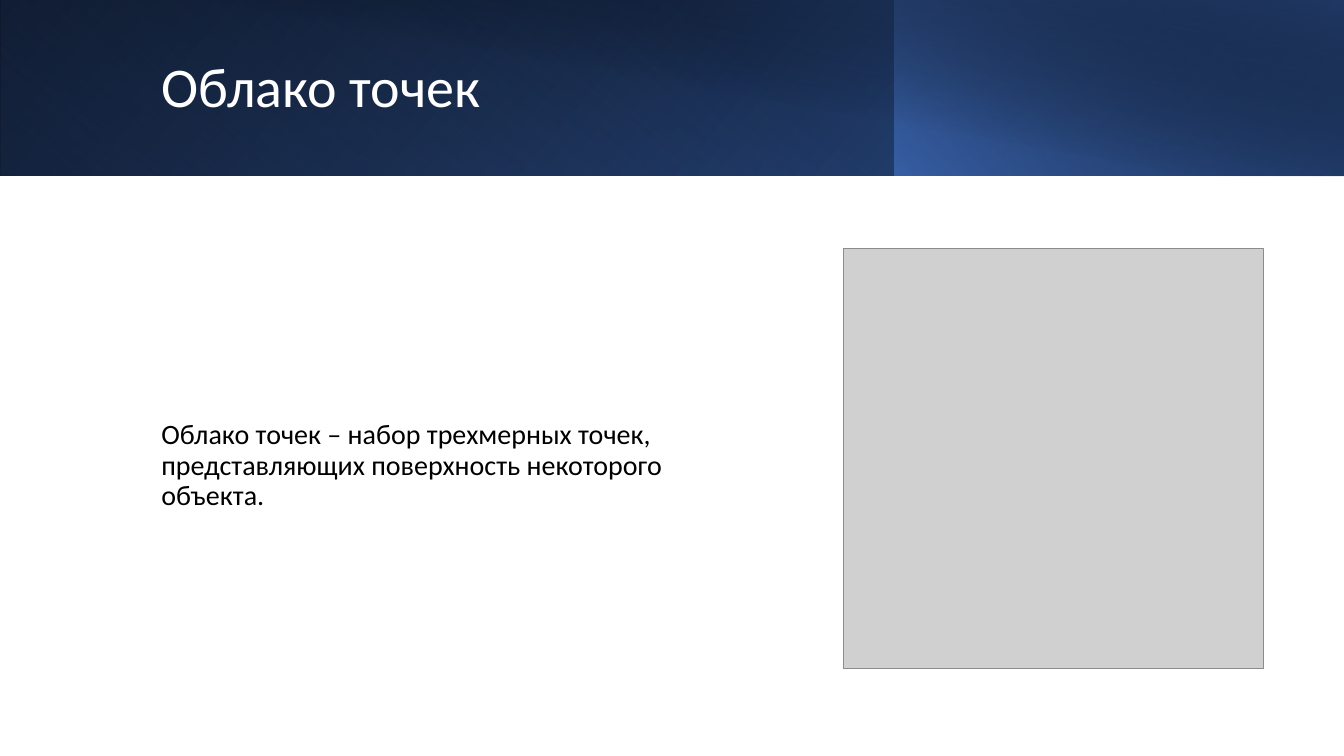
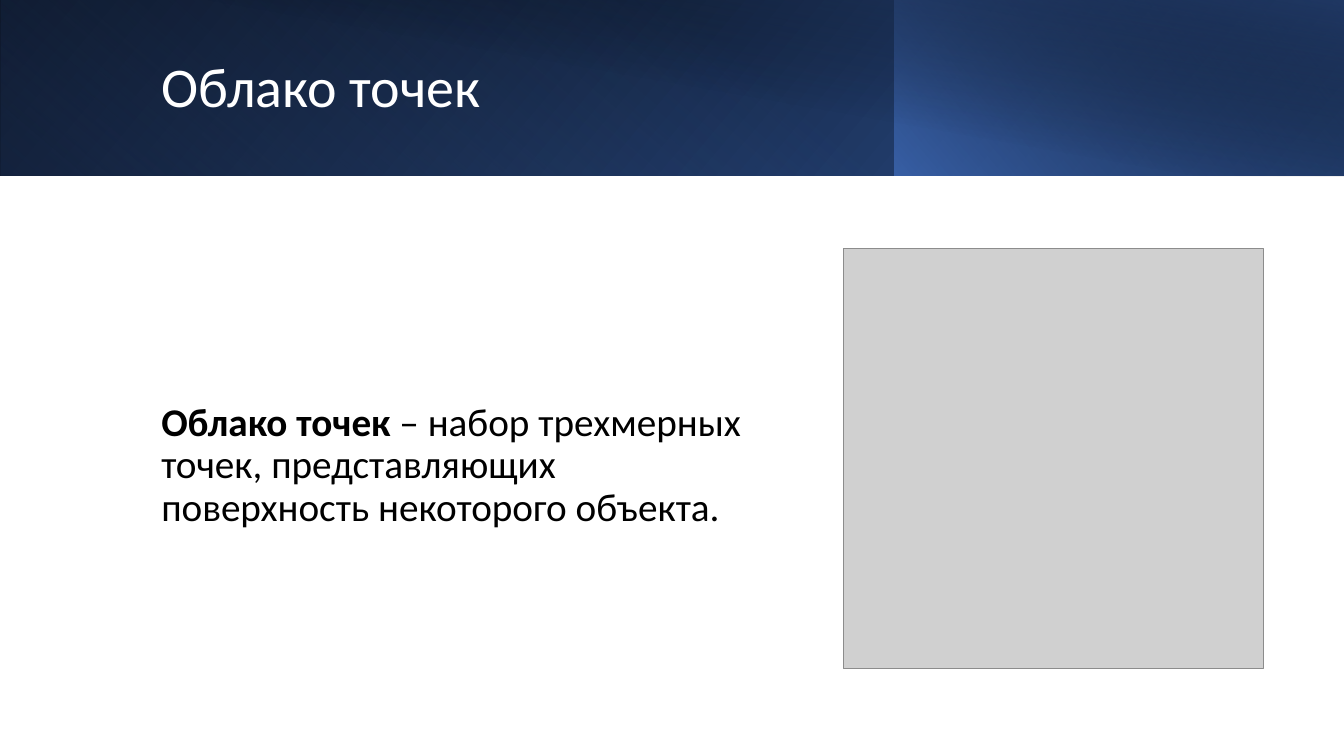
Before and after one commit to Arbuz-Nick/SpecSem, a slide deck: slide 2 of Диплом/Диплом.pptx. Drawn at 1344x756 pixels with LibreOffice and Linux fonts; fonts in the diff are those of the drawing; grey boxes stand for pictures. Boxes give left, top, right and bottom in pixels: in the first picture for what was removed or moved away, otherwise in the second. Text is boxed around its words. In the diff, an @@ line names an element or a change of style, - is before the commit and + after.

```diff
--- a/Диплом/Диплом.pptx
+++ b/Диплом/Диплом.pptx
@@ text "Облако точек – набор трехмерных ..." at [161, 409, 740, 528]: size 20 to 28 pt; bold on in "Облако точек" @@
```
Also in this commit, not shown: 7 other slides changed, 2 slides added, 9 other files.
